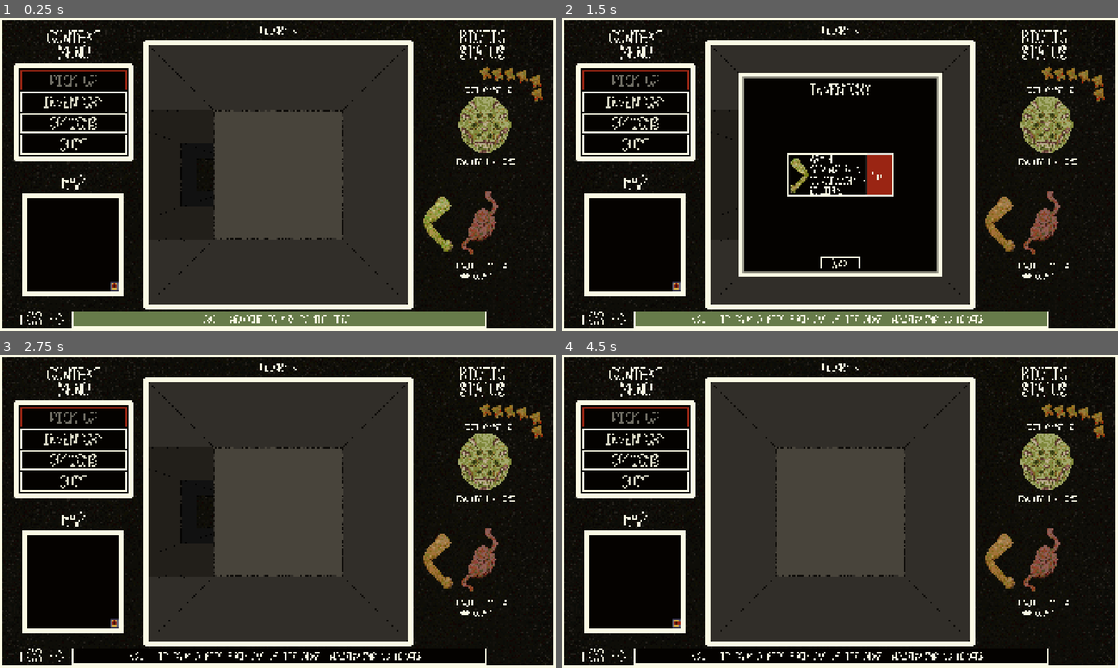
Above: before the commit, frames 1-4 (two rows, left to right).
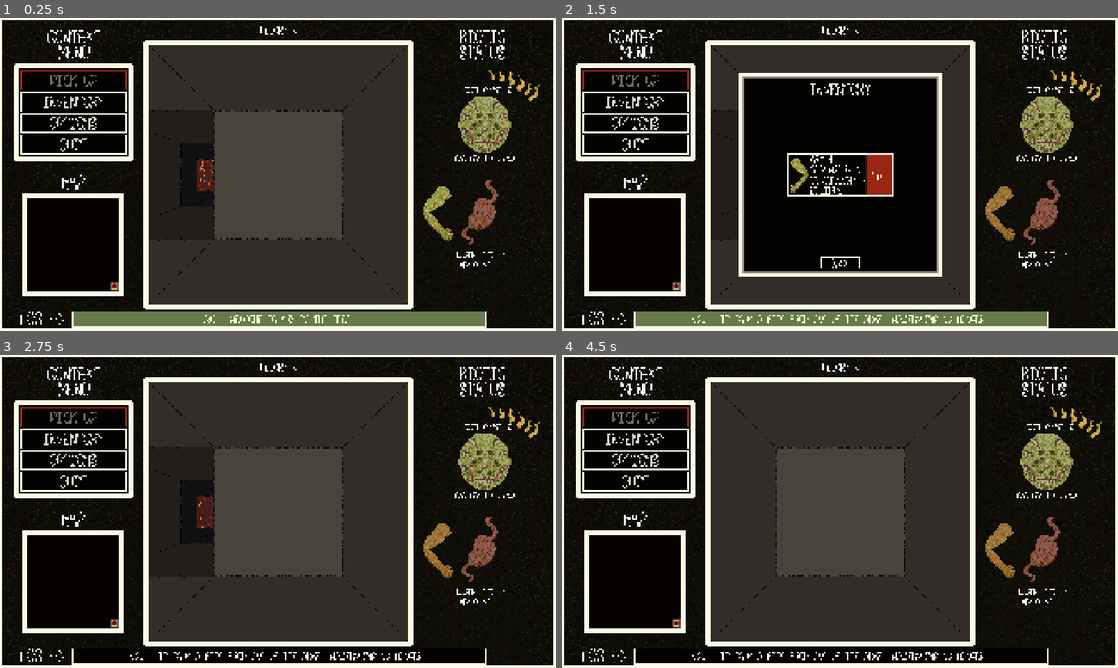
Above: after the commit, the same moments.

Repository: sym-z/arm-to-the-teeth
Game: Godot game, scene res://scenes/testing_level/testing_level.tscn
The game is run twice, just before and just after one commit, with the same random seed, the same clock (stepped at 60 frames per second) and the same inputs. The project has no main scene, so this scene is started directly.
Inputs (mouse positions are in pixels of both pictures, inside the frame that each line leads up to):
- Up to frame 1 (0.25 s): no input
- Up to frame 2 (1.5 s): click "INVENTORY" at 0.5 s; click "EAT" at 1.25 s
- Up to frame 3 (2.75 s): click "BACK" at 2 s
- Up to frame 4 (4.5 s): click "OPTIONS" at 2.75 s; tap Enter at 3.5 s; move the mouse to (840, 655) at 3.52 s; hold D (turn_right) 3.53-4.25 s; hold Space (pick_up) 3.53-4.25 s; click (840, 655) at 3.67 s; click "BACK" at 4.25 s

The runs differ from the first frame. In frame 1, 2.3% of the frame differs, in the area x 35-98%, y 15-84%; in frame 2, 1.9%; in frame 3, 2.2%; in frame 4, 1.9%.

Commit message:
Vision bounds, tooth showcase, arm content tweak

Diff:
--- a/src/prefabs/contents/contents_d0/contents_d0.tscn
+++ b/src/prefabs/contents/contents_d0/contents_d0.tscn
@@ -1,13 +1,13 @@
 [gd_scene load_steps=10 format=3 uid="uid://cnq242qe5ftmt"]
 
-[ext_resource type="Texture2D" uid="uid://d0ub2ykdrwpyf" path="res://assets/visual/prototype_items/v2/arm_prototype_0_content_x4.png" id="1_b6we3"]
+[ext_resource type="Texture2D" uid="uid://cc8i4n7ywknam" path="res://assets/visual/prototype_items/v2/arm_prototype_2_x4.png" id="1_b6we3"]
 [ext_resource type="Texture2D" uid="uid://bwmbwcjolcvy1" path="res://assets/visual/prototype_items/v2/enemy_prototype_1_x4.png" id="2_k8a64"]
 [ext_resource type="Texture2D" uid="uid://dw6mgc1p2kweh" path="res://assets/visual/prototype_items/v2/exit_prototype_0_x4.png" id="3_b6we3"]
 [ext_resource type="Texture2D" uid="uid://b7w0rx6tyyawv" path="res://assets/visual/prototype_items/v2/tooth_prototype_1_x4.png" id="4_l76lw"]
 
-[sub_resource type="AtlasTexture" id="AtlasTexture_tojyx"]
+[sub_resource type="AtlasTexture" id="AtlasTexture_1ndc8"]
 atlas = ExtResource("1_b6we3")
-region = Rect2(0, 0, 448, 1056)
+region = Rect2(0, 0, 448, 672)
 
 [sub_resource type="AtlasTexture" id="AtlasTexture_u1y3d"]
 atlas = ExtResource("2_k8a64")
@@ -25,7 +25,7 @@
 animations = [{
 "frames": [{
 "duration": 1.0,
-"texture": SubResource("AtlasTexture_tojyx")
+"texture": SubResource("AtlasTexture_1ndc8")
 }],
 "loop": true,
 "name": &"arm",
@@ -64,4 +64,4 @@
 [node name="Contents" type="AnimatedSprite2D"]
 visible = false
 sprite_frames = SubResource("SpriteFrames_m1j6k")
-animation = &"exit"
+animation = &"arm"
--- a/src/prefabs/contents/contents_d1/contents_d1.tscn
+++ b/src/prefabs/contents/contents_d1/contents_d1.tscn
@@ -1,14 +1,14 @@
 [gd_scene load_steps=11 format=3 uid="uid://8kt2w4jcfysv"]
 
-[ext_resource type="Texture2D" uid="uid://decfglq013e6u" path="res://assets/visual/prototype_items/v2/arm_prototype_0_content_x2.png" id="1_ns6y5"]
+[ext_resource type="Texture2D" uid="uid://dm2212lyivolc" path="res://assets/visual/prototype_items/v2/arm_prototype_2_x2.png" id="1_ns6y5"]
 [ext_resource type="Texture2D" uid="uid://cojykr6pxe0cr" path="res://assets/visual/prototype_items/v2/enemy_prototype_1_x2.png" id="2_vr7t4"]
 [ext_resource type="Texture2D" uid="uid://b2pv8gsgojlq" path="res://assets/visual/prototype_items/v2/exit_prototype_0_x2.png" id="3_ns6y5"]
 [ext_resource type="Texture2D" uid="uid://dtf56fwydwglo" path="res://assets/visual/prototype_items/v2/tooth_prototype_1_x2.png" id="4_206kl"]
 [ext_resource type="Script" uid="uid://bw86rjk7vpya7" path="res://scripts/content.gd" id="5_ceqlw"]
 
-[sub_resource type="AtlasTexture" id="AtlasTexture_nfil6"]
+[sub_resource type="AtlasTexture" id="AtlasTexture_ns5p4"]
 atlas = ExtResource("1_ns6y5")
-region = Rect2(0, 0, 224, 528)
+region = Rect2(0, 0, 224, 336)
 
 [sub_resource type="AtlasTexture" id="AtlasTexture_jn3b0"]
 atlas = ExtResource("2_vr7t4")
@@ -26,7 +26,7 @@
 animations = [{
 "frames": [{
 "duration": 1.0,
-"texture": SubResource("AtlasTexture_nfil6")
+"texture": SubResource("AtlasTexture_ns5p4")
 }],
 "loop": true,
 "name": &"arm",
@@ -66,5 +66,5 @@
 visible = false
 modulate = Color(0.75, 0.75, 0.75, 1)
 sprite_frames = SubResource("SpriteFrames_5csd1")
-animation = &"exit"
+animation = &"arm"
 script = ExtResource("5_ceqlw")
--- a/src/prefabs/contents/contents_d2/contents_d2.tscn
+++ b/src/prefabs/contents/contents_d2/contents_d2.tscn
@@ -1,14 +1,14 @@
 [gd_scene load_steps=11 format=3 uid="uid://m0ggohtumqml"]
 
-[ext_resource type="Texture2D" uid="uid://oklkbnqj2iia" path="res://assets/visual/prototype_items/v2/arm_prototype_0_content.png" id="1_nu0kk"]
+[ext_resource type="Texture2D" uid="uid://ecxsgkcggxg1" path="res://assets/visual/prototype_items/v2/arm_prototype_2.png" id="1_nu0kk"]
 [ext_resource type="Texture2D" uid="uid://cua6phyg5xd7m" path="res://assets/visual/prototype_items/v2/enemy_prototype_1.png" id="2_hht5d"]
 [ext_resource type="Texture2D" uid="uid://dwv4bmn2gaunn" path="res://assets/visual/prototype_items/v2/exit_prototype_0.png" id="3_nu0kk"]
 [ext_resource type="Texture2D" uid="uid://ddwi0ur4oibae" path="res://assets/visual/prototype_items/v2/tooth_prototype_1.png" id="4_j4umy"]
 [ext_resource type="Script" uid="uid://bw86rjk7vpya7" path="res://scripts/content.gd" id="5_1pvci"]
 
-[sub_resource type="AtlasTexture" id="AtlasTexture_nlr2u"]
+[sub_resource type="AtlasTexture" id="AtlasTexture_88kct"]
 atlas = ExtResource("1_nu0kk")
-region = Rect2(0, 0, 112, 264)
+region = Rect2(0, 0, 112, 168)
 
 [sub_resource type="AtlasTexture" id="AtlasTexture_q21tx"]
 atlas = ExtResource("2_hht5d")
@@ -26,7 +26,7 @@
 animations = [{
 "frames": [{
 "duration": 1.0,
-"texture": SubResource("AtlasTexture_nlr2u")
+"texture": SubResource("AtlasTexture_88kct")
 }],
 "loop": true,
 "name": &"arm",
@@ -66,5 +66,5 @@
 visible = false
 modulate = Color(0.5, 0.5, 0.5, 1)
 sprite_frames = SubResource("SpriteFrames_gv4ay")
-animation = &"exit"
+animation = &"arm"
 script = ExtResource("5_1pvci")
--- a/src/prefabs/dungeon_viewport/dungeon_viewport.tscn
+++ b/src/prefabs/dungeon_viewport/dungeon_viewport.tscn
@@ -1,7 +1,7 @@
-[gd_scene load_steps=105 format=3 uid="uid://b5lskvgjumjn"]
+[gd_scene load_steps=108 format=3 uid="uid://b5lskvgjumjn"]
 
 [ext_resource type="Script" uid="uid://cdjdv4vrvn21b" path="res://prefabs/dungeon_viewport/dungeon_viewport.gd" id="1_x06gq"]
-[ext_resource type="Texture2D" uid="uid://coqqdjdjcdjqg" path="res://assets/visual/ui/prototype_texture_0.png" id="2_catg2"]
+[ext_resource type="Texture2D" uid="uid://bccyj0d1j1pdx" path="res://assets/visual/ui/vision_bounds_1.png" id="2_catg2"]
 [ext_resource type="Texture2D" uid="uid://d487iunn4nvv" path="res://assets/visual/prototype_renderer/v2/d2_farthest_side_v2.png" id="3_n4cni"]
 [ext_resource type="Texture2D" uid="uid://bepx25oftce6g" path="res://assets/visual/prototype_renderer/v2/d2_farther_center_v2.png" id="4_b4v8s"]
 [ext_resource type="PackedScene" uid="uid://m0ggohtumqml" path="res://prefabs/contents/contents_d2/contents_d2.tscn" id="5_2qty0"]
@@ -22,11 +22,32 @@
 atlas = ExtResource("2_catg2")
 region = Rect2(0, 0, 480, 270)
 
+[sub_resource type="AtlasTexture" id="AtlasTexture_hwm0v"]
+atlas = ExtResource("2_catg2")
+region = Rect2(480, 0, 480, 270)
+
+[sub_resource type="AtlasTexture" id="AtlasTexture_rhs0v"]
+atlas = ExtResource("2_catg2")
+region = Rect2(960, 0, 480, 270)
+
+[sub_resource type="AtlasTexture" id="AtlasTexture_qnijb"]
+atlas = ExtResource("2_catg2")
+region = Rect2(1440, 0, 480, 270)
+
 [sub_resource type="SpriteFrames" id="SpriteFrames_wqhcc"]
 animations = [{
 "frames": [{
 "duration": 1.0,
 "texture": SubResource("AtlasTexture_2bd64")
+}, {
+"duration": 1.0,
+"texture": SubResource("AtlasTexture_hwm0v")
+}, {
+"duration": 1.0,
+"texture": SubResource("AtlasTexture_rhs0v")
+}, {
+"duration": 1.0,
+"texture": SubResource("AtlasTexture_qnijb")
 }],
 "loop": true,
 "name": &"default",
@@ -697,6 +718,7 @@
 position = Vector2(960, 540)
 scale = Vector2(4, 4)
 sprite_frames = SubResource("SpriteFrames_wqhcc")
+autoplay = "default"
 
 [node name="Distance 2" type="Node2D" parent="."]
 z_index = 1
--- a/src/prefabs/ui/ui.tscn
+++ b/src/prefabs/ui/ui.tscn
@@ -15,13 +15,13 @@
 [ext_resource type="Texture2D" uid="uid://c6hnsbl00mc2" path="res://assets/visual/prototype_items/v2/arm_prototype_0_beta_anim.png" id="11_0a60q"]
 [ext_resource type="PackedScene" uid="uid://dp85jko1wcurv" path="res://prefabs/ui/log_full_window/full_window_log_label.tscn" id="11_b6rlx"]
 [ext_resource type="Script" uid="uid://dpjvndb6ybp66" path="res://themes/reactive_stylebox/reactive_pickup.gd" id="11_b7xdf"]
-[ext_resource type="Texture2D" uid="uid://b64hwvql0s6m1" path="res://assets/visual/ui/tooth_stat_anim_prototype.png" id="12_44hv2"]
 [ext_resource type="Theme" uid="uid://dinequvservm1" path="res://themes/log/full_window_back_button.tres" id="12_b6rlx"]
 [ext_resource type="Theme" uid="uid://b4oi387uf7g0b" path="res://themes/log/full_window_panel_background.tres" id="12_hvfel"]
 [ext_resource type="Theme" uid="uid://casrwxgiyddvj" path="res://themes/viewport_header/viewport_header_margin_container.tres" id="13_xw6rm"]
 [ext_resource type="Theme" uid="uid://6j2no5j5cswb" path="res://themes/viewport_header/viewport_header_label.tres" id="14_gtvwi"]
 [ext_resource type="PackedScene" uid="uid://cs01wd2aki26b" path="res://prefabs/ui/arm_item/arm_item.tscn" id="14_xqkvd"]
 [ext_resource type="PackedScene" uid="uid://c2f1a8763qesj" path="res://prefabs/ui/mini_map/mini_map.tscn" id="15_gtvwi"]
+[ext_resource type="Texture2D" uid="uid://c55k6h7dlsoqa" path="res://assets/visual/ui/tooth_stat_showcase_1anim.png" id="16_b7xdf"]
 [ext_resource type="PackedScene" uid="uid://bg56n8dk3bo32" path="res://prefabs/ui/combat_viewport/combat_viewport.tscn" id="18_hvfel"]
 [ext_resource type="FontFile" uid="uid://btusrtqjgu407" path="res://assets/visual/ui/ui_font_1.png" id="18_w51vb"]
 [ext_resource type="Script" uid="uid://ctaigrvqpe5na" path="res://themes/reactive_stylebox/reactive_pc.gd" id="19_xqkvd"]
@@ -147,135 +147,135 @@
 }]
 
 [sub_resource type="AtlasTexture" id="AtlasTexture_q0gkn"]
-atlas = ExtResource("12_44hv2")
+atlas = ExtResource("16_b7xdf")
 region = Rect2(0, 0, 400, 400)
 
 [sub_resource type="AtlasTexture" id="AtlasTexture_bfc3p"]
-atlas = ExtResource("12_44hv2")
+atlas = ExtResource("16_b7xdf")
 region = Rect2(400, 0, 400, 400)
 
 [sub_resource type="AtlasTexture" id="AtlasTexture_6yx2k"]
-atlas = ExtResource("12_44hv2")
+atlas = ExtResource("16_b7xdf")
 region = Rect2(800, 0, 400, 400)
 
 [sub_resource type="AtlasTexture" id="AtlasTexture_b1x4d"]
-atlas = ExtResource("12_44hv2")
+atlas = ExtResource("16_b7xdf")
 region = Rect2(1200, 0, 400, 400)
 
 [sub_resource type="AtlasTexture" id="AtlasTexture_a7s35"]
-atlas = ExtResource("12_44hv2")
+atlas = ExtResource("16_b7xdf")
 region = Rect2(1600, 0, 400, 400)
 
 [sub_resource type="AtlasTexture" id="AtlasTexture_oowx1"]
-atlas = ExtResource("12_44hv2")
+atlas = ExtResource("16_b7xdf")
 region = Rect2(2000, 0, 400, 400)
 
 [sub_resource type="AtlasTexture" id="AtlasTexture_aqqjo"]
-atlas = ExtResource("12_44hv2")
+atlas = ExtResource("16_b7xdf")
 region = Rect2(2400, 0, 400, 400)
 
 [sub_resource type="AtlasTexture" id="AtlasTexture_b1ex4"]
-atlas = ExtResource("12_44hv2")
+atlas = ExtResource("16_b7xdf")
 region = Rect2(2800, 0, 400, 400)
 
 [sub_resource type="AtlasTexture" id="AtlasTexture_mpgui"]
-atlas = ExtResource("12_44hv2")
+atlas = ExtResource("16_b7xdf")
 region = Rect2(3200, 0, 400, 400)
 
 [sub_resource type="AtlasTexture" id="AtlasTexture_3mq63"]
-atlas = ExtResource("12_44hv2")
+atlas = ExtResource("16_b7xdf")
 region = Rect2(3600, 0, 400, 400)
 
 [sub_resource type="AtlasTexture" id="AtlasTexture_otlga"]
-atlas = ExtResource("12_44hv2")
+atlas = ExtResource("16_b7xdf")
 region = Rect2(4000, 0, 400, 400)
 
 [sub_resource type="AtlasTexture" id="AtlasTexture_vbomq"]
-atlas = ExtResource("12_44hv2")
+atlas = ExtResource("16_b7xdf")
 region = Rect2(4400, 0, 400, 400)
 
 [sub_resource type="AtlasTexture" id="AtlasTexture_nc4rq"]
-atlas = ExtResource("12_44hv2")
+atlas = ExtResource("16_b7xdf")
 region = Rect2(4800, 0, 400, 400)
 
 [sub_resource type="AtlasTexture" id="AtlasTexture_1o0dj"]
-atlas = ExtResource("12_44hv2")
+atlas = ExtResource("16_b7xdf")
 region = Rect2(5200, 0, 400, 400)
 
 [sub_resource type="AtlasTexture" id="AtlasTexture_0kdjk"]
-atlas = ExtResource("12_44hv2")
+atlas = ExtResource("16_b7xdf")
 region = Rect2(5600, 0, 400, 400)
 
 [sub_resource type="AtlasTexture" id="AtlasTexture_7mggq"]
-atlas = ExtResource("12_44hv2")
+atlas = ExtResource("16_b7xdf")
 region = Rect2(6000, 0, 400, 400)
 
 [sub_resource type="AtlasTexture" id="AtlasTexture_abryy"]
-atlas = ExtResource("12_44hv2")
+atlas = ExtResource("16_b7xdf")
 region = Rect2(6400, 0, 400, 400)
 
 [sub_resource type="AtlasTexture" id="AtlasTexture_c8ccg"]
-atlas = ExtResource("12_44hv2")
+atlas = ExtResource("16_b7xdf")
 region = Rect2(6800, 0, 400, 400)
 
 [sub_resource type="AtlasTexture" id="AtlasTexture_aoepl"]
-atlas = ExtResource("12_44hv2")
+atlas = ExtResource("16_b7xdf")
 region = Rect2(7200, 0, 400, 400)
 
 [sub_resource type="AtlasTexture" id="AtlasTexture_smb0g"]
-atlas = ExtResource("12_44hv2")
+atlas = ExtResource("16_b7xdf")
 region = Rect2(7600, 0, 400, 400)
 
 [sub_resource type="AtlasTexture" id="AtlasTexture_kfeyr"]
-atlas = ExtResource("12_44hv2")
+atlas = ExtResource("16_b7xdf")
 region = Rect2(8000, 0, 400, 400)
 
 [sub_resource type="AtlasTexture" id="AtlasTexture_gac88"]
-atlas = ExtResource("12_44hv2")
+atlas = ExtResource("16_b7xdf")
 region = Rect2(8400, 0, 400, 400)
 
 [sub_resource type="AtlasTexture" id="AtlasTexture_g6uqa"]
-atlas = ExtResource("12_44hv2")
+atlas = ExtResource("16_b7xdf")
 region = Rect2(8800, 0, 400, 400)
 
 [sub_resource type="AtlasTexture" id="AtlasTexture_hm1y2"]
-atlas = ExtResource("12_44hv2")
+atlas = ExtResource("16_b7xdf")
 region = Rect2(9200, 0, 400, 400)
 
 [sub_resource type="AtlasTexture" id="AtlasTexture_youva"]
-atlas = ExtResource("12_44hv2")
+atlas = ExtResource("16_b7xdf")
 region = Rect2(9600, 0, 400, 400)
 
 [sub_resource type="AtlasTexture" id="AtlasTexture_6hcmc"]
-atlas = ExtResource("12_44hv2")
+atlas = ExtResource("16_b7xdf")
 region = Rect2(10000, 0, 400, 400)
 
 [sub_resource type="AtlasTexture" id="AtlasTexture_dd1qd"]
-atlas = ExtResource("12_44hv2")
+atlas = ExtResource("16_b7xdf")
 region = Rect2(10400, 0, 400, 400)
 
 [sub_resource type="AtlasTexture" id="AtlasTexture_uxqb5"]
-atlas = ExtResource("12_44hv2")
+atlas = ExtResource("16_b7xdf")
 region = Rect2(10800, 0, 400, 400)
 
 [sub_resource type="AtlasTexture" id="AtlasTexture_f6n7a"]
-atlas = ExtResource("12_44hv2")
+atlas = ExtResource("16_b7xdf")
 region = Rect2(11200, 0, 400, 400)
 
 [sub_resource type="AtlasTexture" id="AtlasTexture_3rx6j"]
-atlas = ExtResource("12_44hv2")
+atlas = ExtResource("16_b7xdf")
 region = Rect2(11600, 0, 400, 400)
 
 [sub_resource type="AtlasTexture" id="AtlasTexture_jdc6g"]
-atlas = ExtResource("12_44hv2")
+atlas = ExtResource("16_b7xdf")
 region = Rect2(12000, 0, 400, 400)
 
 [sub_resource type="AtlasTexture" id="AtlasTexture_hh8df"]
-atlas = ExtResource("12_44hv2")
+atlas = ExtResource("16_b7xdf")
 region = Rect2(12400, 0, 400, 400)
 
 [sub_resource type="AtlasTexture" id="AtlasTexture_b3rqj"]
-atlas = ExtResource("12_44hv2")
+atlas = ExtResource("16_b7xdf")
 region = Rect2(12800, 0, 400, 400)
 
 [sub_resource type="SpriteFrames" id="SpriteFrames_rod3w"]
@@ -588,19 +588,19 @@
 
 [node name="TEMP ARMS" type="Label" parent="Stat Showcase"]
 offset_left = 1466.0
-offset_top = 867.0
+offset_top = 829.0
 offset_right = 1850.0
-offset_bottom = 911.0
+offset_bottom = 873.0
 theme = ExtResource("7_1is0v")
 text = "ARM COUNT: X"
 horizontal_alignment = 1
 vertical_alignment = 1
 
 [node name="TEMP HEAD" type="Label" parent="Stat Showcase"]
-offset_left = 1451.0
-offset_top = 472.0
-offset_right = 1899.0
-offset_bottom = 516.0
+offset_left = 1445.0
+offset_top = 461.0
+offset_right = 1893.0
+offset_bottom = 505.0
 theme = ExtResource("7_1is0v")
 text = "HEAD HEALTH: X"
 horizontal_alignment = 1
@@ -608,9 +608,9 @@
 
 [node name="TEMP HUNGER" type="Label" parent="Stat Showcase"]
 offset_left = 1418.0
-offset_top = 832.0
+offset_top = 794.0
 offset_right = 1898.0
-offset_bottom = 876.0
+offset_bottom = 838.0
 theme = ExtResource("7_1is0v")
 text = "HUNGER LEVEL: X"
 horizontal_alignment = 1
@@ -622,17 +622,17 @@
 sprite_frames = SubResource("SpriteFrames_xqkvd")
 
 [node name="Stomach" type="AnimatedSprite2D" parent="Stat Showcase"]
-position = Vector2(1665, 710)
+position = Vector2(1665, 672)
 scale = Vector2(2, 2)
 sprite_frames = SubResource("SpriteFrames_l1g0r")
 
 [node name="Arm" type="AnimatedSprite2D" parent="Stat Showcase"]
-position = Vector2(1510, 708)
+position = Vector2(1510, 670)
 sprite_frames = SubResource("SpriteFrames_q0gkn")
 flip_h = true
 
 [node name="Arm2" type="AnimatedSprite2D" parent="Stat Showcase"]
-position = Vector2(1820, 708)
+position = Vector2(1820, 670)
 sprite_frames = SubResource("SpriteFrames_q0gkn")
 
 [node name="Teeth" type="AnimatedSprite2D" parent="Stat Showcase"]
Binary file added: src/assets/visual/prototype_items/v2/arm_prototype_2.aseprite
Binary file added: src/assets/visual/prototype_items/v2/arm_prototype_2.png
Not shown, added: src/assets/visual/prototype_items/v2/arm_prototype_2.png.import
Binary file added: src/assets/visual/prototype_items/v2/arm_prototype_2_x2.png
Not shown, added: src/assets/visual/prototype_items/v2/arm_prototype_2_x2.png.import
Binary file added: src/assets/visual/prototype_items/v2/arm_prototype_2_x4.png
Not shown, added: src/assets/visual/prototype_items/v2/arm_prototype_2_x4.png.import
Binary file added: src/assets/visual/ui/eye_transition_0.aseprite
Binary file added: src/assets/visual/ui/eye_transition_0.png
Not shown, added: src/assets/visual/ui/eye_transition_0.png.import
Binary file added: src/assets/visual/ui/tooth_stat_showcase_1.aseprite
Binary file added: src/assets/visual/ui/tooth_stat_showcase_1anim.aseprite
(and 6 more such lines)
